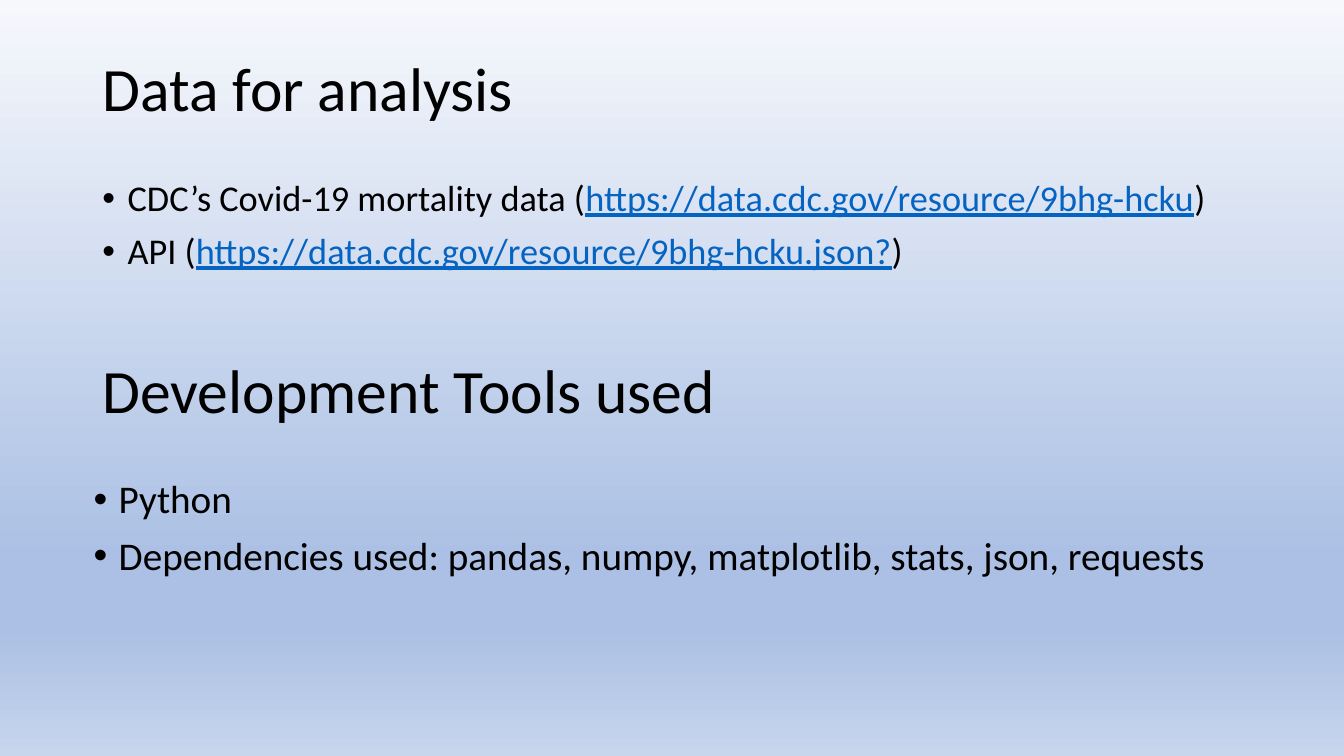
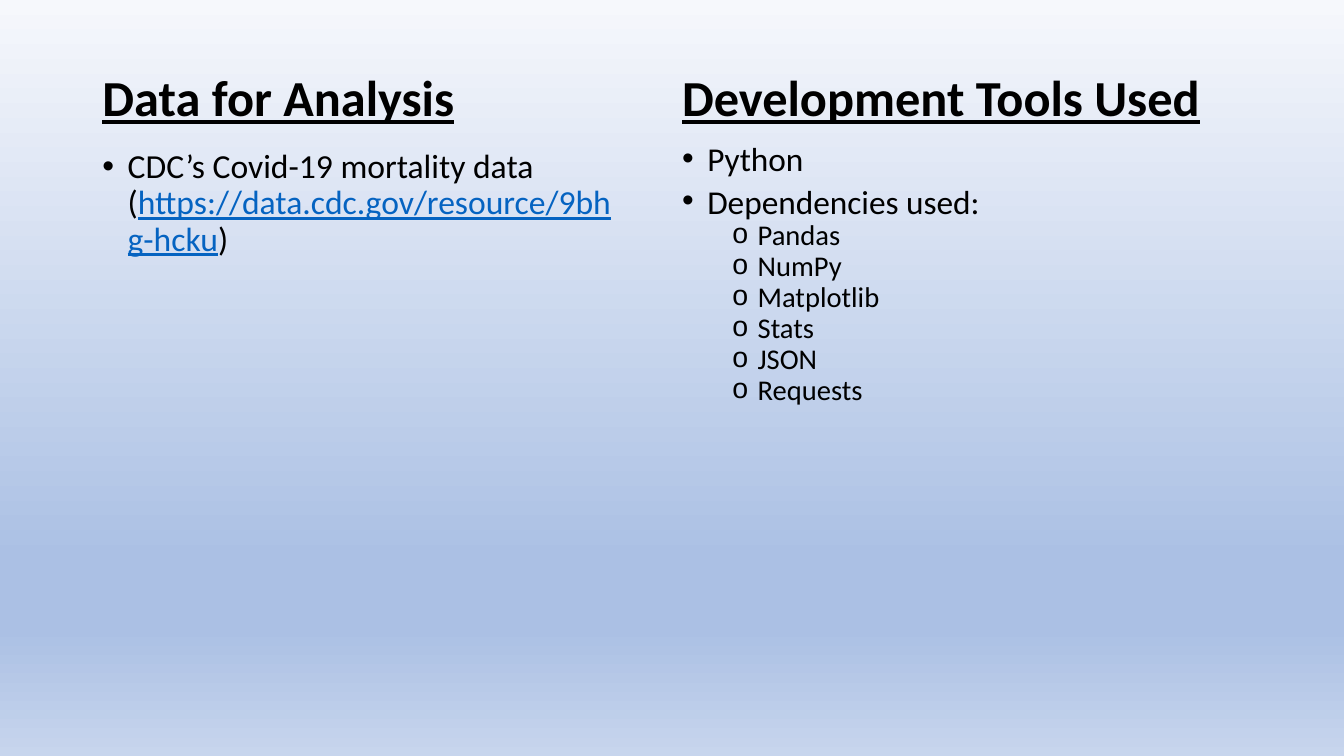
Before and after one commit to AlexanderLorin/Project-1-MKFG, a slide deck: slide 3 of Presentation1.pptx. Drawn at 1344x756 pixels with LibreOffice and Linux fonts; fonts in the diff are those of the drawing. Boxes give left, top, right and bottom in pixels: in the first picture for what was removed or moved away, otherwise in the second. Text is boxed around its words. In the diff, an @@ line names an element or a change of style, - is before the commit and + after.

```diff
--- a/Presentation1.pptx
+++ b/Presentation1.pptx
@@ title at box(102, 80, 454, 124): text changed; size 44 to 36 pt; bold on @@
-Data for analysis
+Data for Analysis
@@ text at box(682, 80, 1199, 124): text changed; size 44 to 36 pt; bold on @@
-Development Tools used
+Development Tools Used
@@ text "CDC’s Covid-19 mortality data (https://data.cdc.gov/resource ...": place and size @@
-text "CDC’s Covid-19 mortality data (https://data.cdc.gov/resource ..." at box(128, 184, 1205, 271)
+text "CDC’s Covid-19 mortality data (https://data.cdc.gov/resource ..." at box(128, 154, 611, 257)
@@ text "CDC’s Covid-19 mortality data (https://data.cdc.gov/resource ..." at box(128, 154, 611, 257): size 25.9 to 24 pt @@
@@ text "Python": place and size @@
-text "Python" at box(119, 485, 1204, 577)
+text "Python" at box(707, 148, 979, 405)
@@ text at box(707, 148, 803, 177): size 28 to 23.8 pt in "Python"; line spacing 0.9 to 0.7 @@
@@ text at box(707, 191, 979, 405): text changed; size 28 to 20.4 pt @@
-• Dependencies used: pandas, numpy, matplotlib, stats, json, requests
+• Dependencies used:
+  o Pandas
+  o NumPy
+  o Matplotlib
+  o Stats
+  o JSON
+  o Requests
@@ text at box(128, 238, 903, 271): paragraph removed @@
-• API (https://data.cdc.gov/resource/9bhg-hcku.json?)
```
Also in this commit, not shown: 4 other slides changed, 5 slides added, 5 slides removed, 9 other files.
